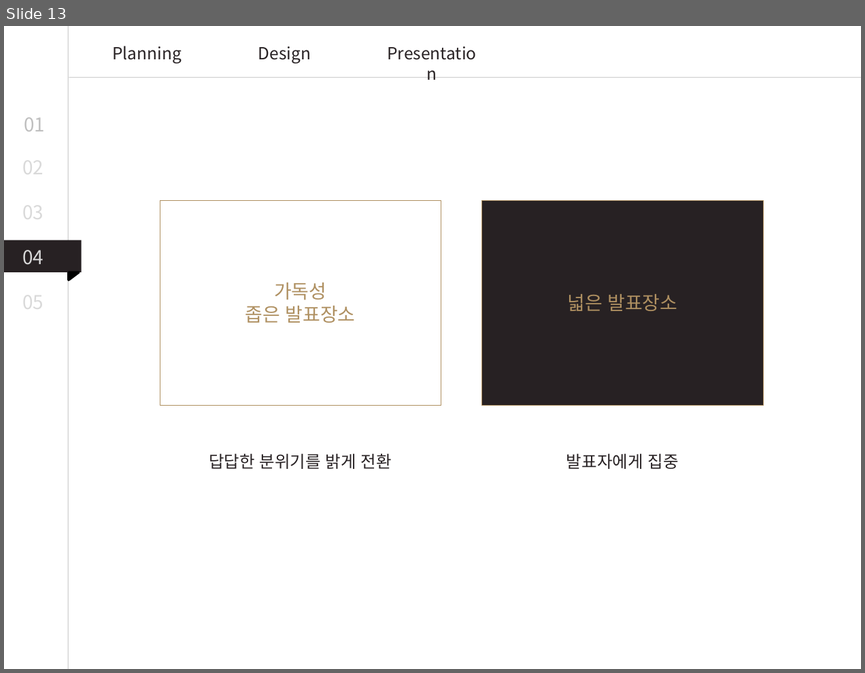
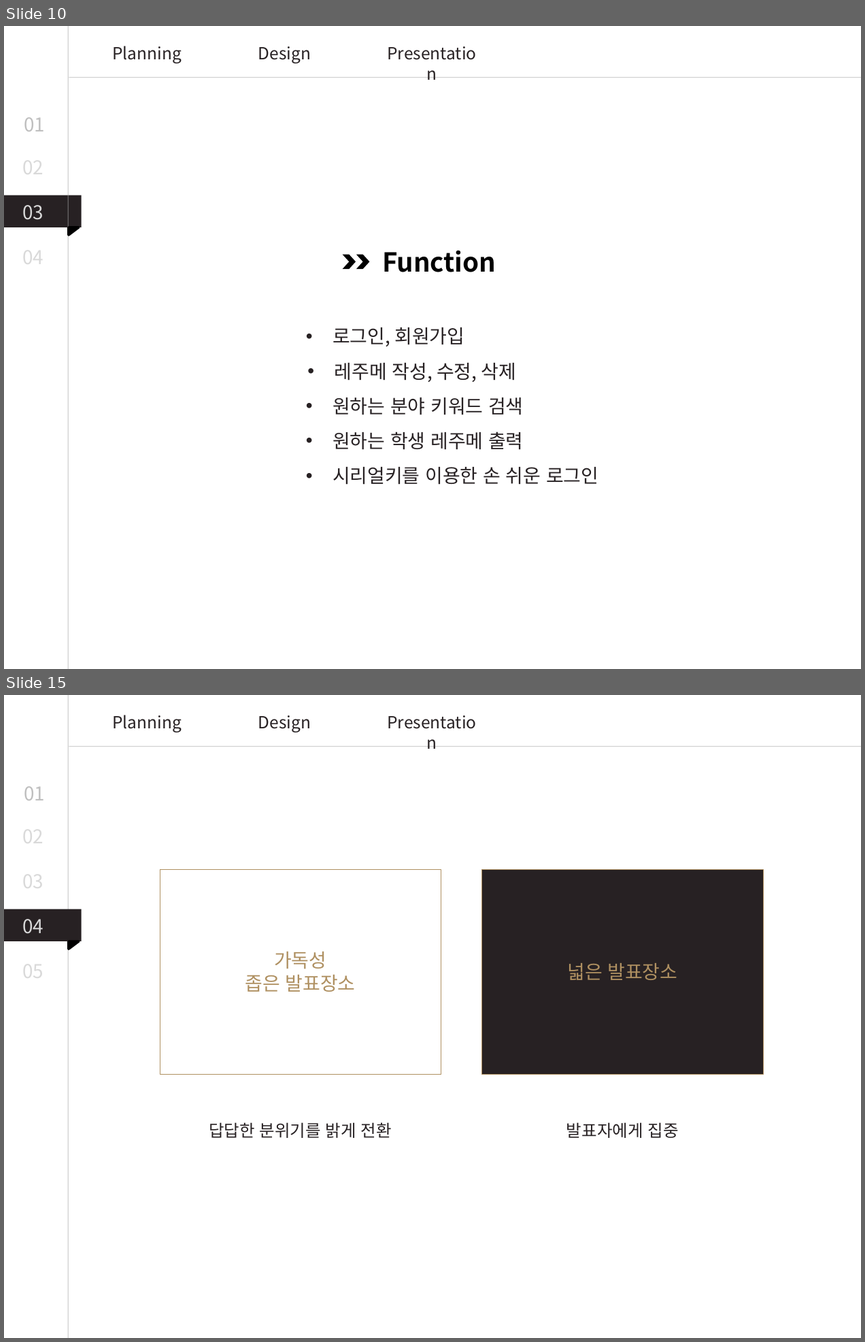
Before and after one commit to byh020907/2uzubook, a slide deck: Presentation/PPT템플릿_강의안.pptx. Shown one above the other, each under a label of ours: slide 13 before the commit, slides 10 and 15 after it; the slides between them are not shown. The pictures are 865x673 and 865x1342 pixels, drawn with LibreOffice and Linux fonts; fonts in the diff are those of the drawing. Boxes give left, top, right and bottom in pixels: in the first picture for what was removed or moved away, otherwise in the second. Text is boxed around its words. In the diff, an @@ line names an element or a change of style, - is before the commit and + after.

Commit message:
ppt 수정

```diff
--- a/Presentation/PPT템플릿_강의안.pptx
+++ b/Presentation/PPT템플릿_강의안.pptx
@@ slide 10 added at (4,26,861,669), background #FFFFFF @@
@@ line added from (68, 26) to (68, 669), #A6A6A6 0.75 pt @@
@@ text added at (112,46,181,63), 14 pt, text #272123 @@
+Planning
@@ text added at (377,39,486,68), 14 pt, text #272123 @@
+Presentation
@@ text added at (258,46,311,63), 14 pt, text #272123 @@
+Design
@@ line added from (861, 78) to (69, 78), #A6A6A6 0.75 pt @@
@@ text added at (24,117,45,131), 16 pt, text #BFBFBF @@
+01
@@ text added at (22,152,43,180), 16 pt, text #D9D9D9 @@
+02
@@ rectangle added at (4,195,81,227), fill #272123 @@
@@ text added at (22,205,43,220), 16 pt, text #D9D9D9 @@
+03
@@ right triangle added at (69,227,79,235), fill #000000, outline #000000 2 pt @@
@@ text added at (22,242,43,270), 16 pt, text #D9D9D9 @@
+04
@@ chevron added at (343,254,356,269), fill #000000 @@
@@ chevron added at (356,254,369,269), fill #000000 @@
@@ text added at (382,250,496,272), 22 pt, text #000000, bold @@
+Function
@@ text added at (332,327,464,346), 16 pt, text #272123 @@
+• 로그인, 회원가입
@@ text added at (334,363,516,382), 16 pt, text #272123 @@
+• 레주메 작성, 수정, 삭제
@@ text added at (332,397,523,415), 16 pt, text #272123 @@
+• 원하는 분야 키워드 검색
@@ text added at (332,431,523,450), 16 pt, text #272123 @@
+• 원하는 학생 레주메 출력
@@ text added at (332,467,598,484), 16 pt, text #272123 @@
+• 시리얼키를 이용한 손 쉬운 로그인
@@ what was slide 13 is now slide 15 @@
```
Also in this commit, not shown: 8 slides changed, 5 other slides added, 4 slides removed.
